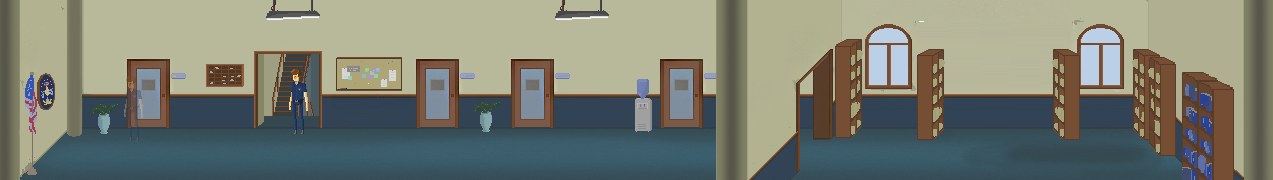
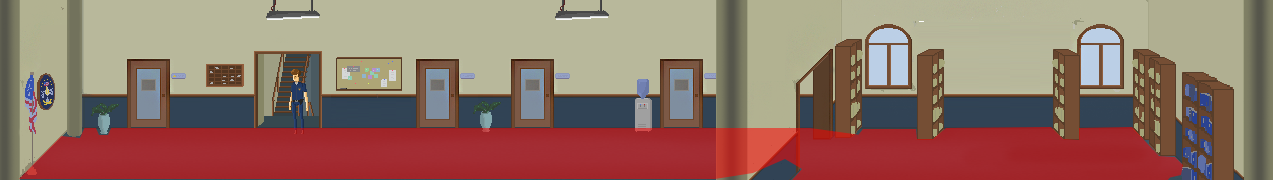
Layers edited between the first and the second w=1273, h=180 image:
removed group "Hitboxes" (2 layers) over bbox(124, 76, 143, 141)
removed group "reception()" (1 layers) (was 29%) from group "Hitboxes" over bbox(124, 76, 143, 141)
removed layer "goto" from group "reception()" over bbox(124, 76, 143, 141)
showed "tag(nav) navmesh(0,115,2000,180)", painted on it over bbox(19, 127, 1183, 180)
